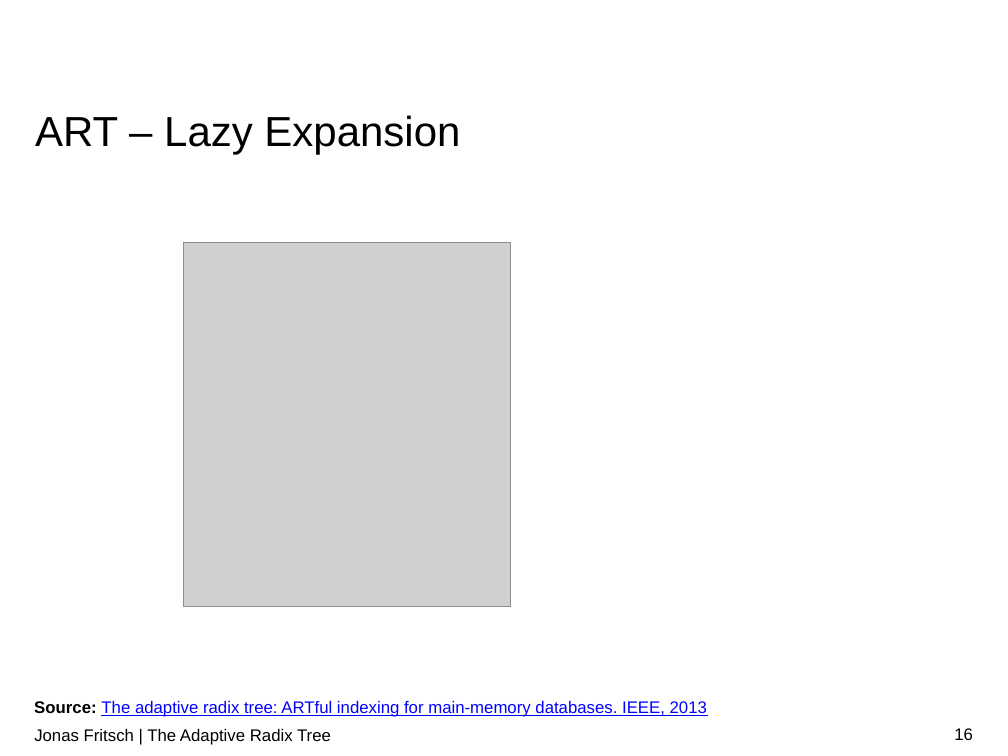
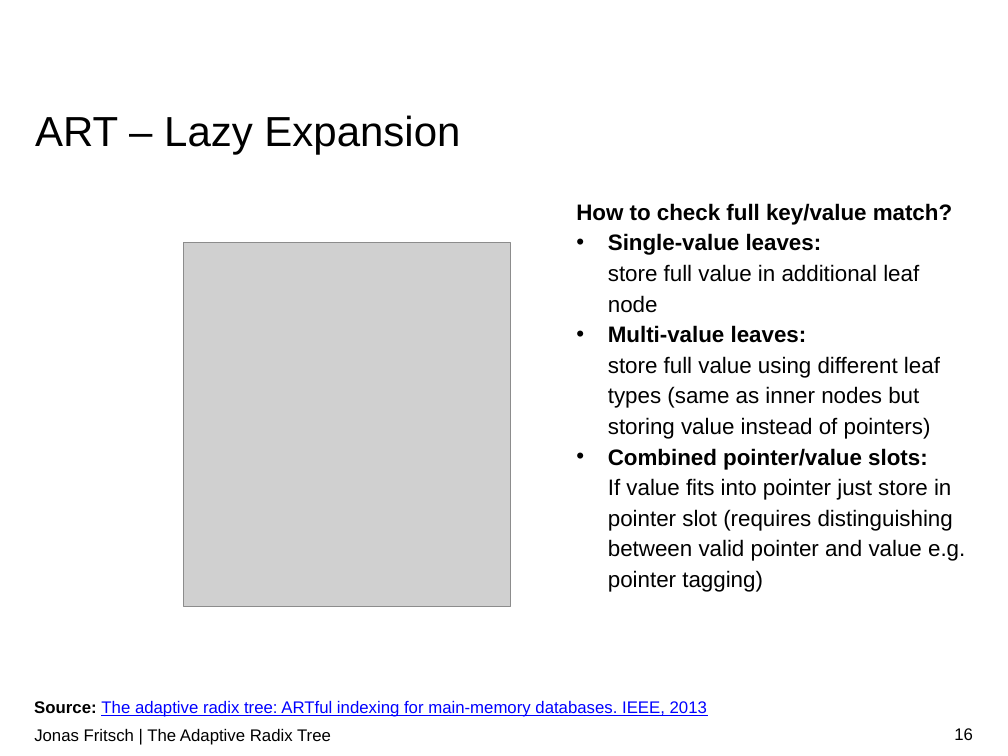
Before and after one commit to atalantus/The-Adaptive-Radix-Tree, a slide deck: slide 16 of Presentation/The Adaptive Radix Tree.pptx. Drawn at 1008x756 pixels with LibreOffice and Linux fonts; fonts in the diff are those of the drawing; grey boxes stand for pictures; background and template pictures are left out. Boxes give left, top, right and bottom in pixels: in the first picture for what was removed or moved away, otherwise in the second. Text is boxed around its words. In the diff, an @@ line names an element or a change of style, - is before the commit and + after.

```diff
--- a/Presentation/The Adaptive Radix Tree.pptx
+++ b/Presentation/The Adaptive Radix Tree.pptx
@@ text added at (576, 203, 965, 592), 16 pt, text #000000 @@
+How to check full key/value match?
+• Single-value leaves:
+  store full value in additional leaf node
+• Multi-value leaves:
+  store full value using different leaf types (same as inner nodes but storing value instead of pointers)
+• Combined pointer/value slots:
+  If value fits into pointer just store in pointer slot (requires distinguishing between valid pointer and value e.g. pointer tagging)
```
Also in this commit, not shown: 7 other slides changed, 1 slide removed.
